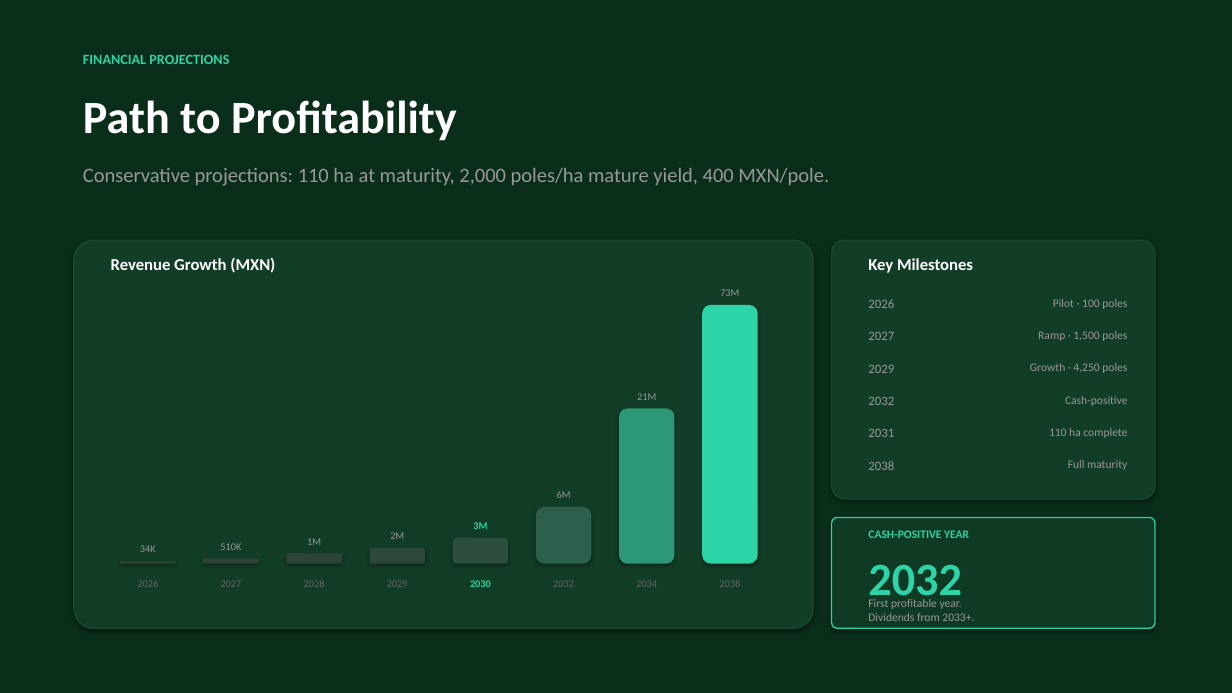
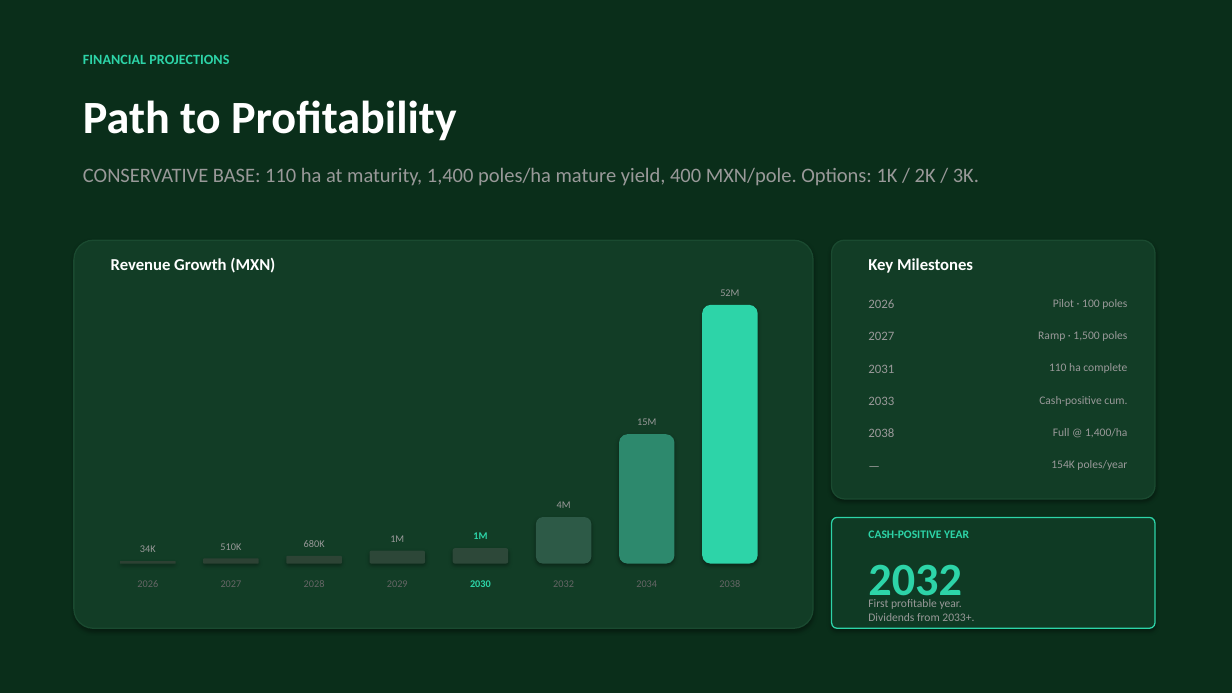
Before and after one commit to perezofir83/pacifico-bambu, a slide deck: slide 12 of Pacifico_Bambu_Pitch_Deck_v3.pptx. Drawn at 1232x693 pixels with LibreOffice and Linux fonts; fonts in the diff are those of the drawing. Boxes give left, top, right and bottom in pixels: in the first picture for what was removed or moved away, otherwise in the second. Text is boxed around its words. In the diff, an @@ line names an element or a change of style, - is before the commit and + after.

```diff
--- a/Pacifico_Bambu_Pitch_Deck_v3.pptx
+++ b/Pacifico_Bambu_Pitch_Deck_v3.pptx
@@ text at (83, 168, 979, 186): text changed @@
-Conservative projections: 110 ha at maturity, 2,000 poles/ha mature yield, 400 MXN/pole.
+CONSERVATIVE BASE: 110 ha at maturity, 1,400 poles/ha mature yield, 400 MXN/pole. Options: 1K / 2K / 3K.
@@ text at (720, 289, 739, 296): text changed @@
-73M
+52M
@@ text "2031": place and size @@
-text "2031" at (868, 429, 894, 437)
+text "2031" at (868, 365, 894, 373)
@@ text "110 ha complete": place and size @@
-text "110 ha complete" at (1049, 428, 1127, 438)
+text "110 ha complete" at (1049, 363, 1127, 373)
@@ text removed at (868, 365, 894, 373) @@
-2029
@@ text removed at (1030, 363, 1127, 373) @@
-Growth · 4,250 poles
@@ text at (637, 418, 656, 425): text changed @@
-21M
+15M
@@ text at (1039, 396, 1127, 406): text changed @@
-Cash-positive
+Cash-positive cum.
@@ rounded rectangle: place and size @@
-rounded rectangle at (619, 409, 675, 564)
+rounded rectangle at (619, 434, 675, 564)
@@ rounded rectangle at (619, 434, 675, 564): fill #2D9878 to #2D896D @@
@@ text "2038": place and size @@
-text "2038" at (868, 461, 894, 470)
+text "2038" at (868, 428, 894, 437)
@@ text added at (1053, 428, 1127, 437), 9 pt, text #999999 @@
+Full @ 1,400/ha
@@ text added at (860, 453, 924, 481), 10 pt, text #999999 @@
+—
@@ text at (1051, 460, 1127, 470): text changed @@
-Full maturity
+154K poles/year
@@ text at (557, 501, 571, 508): text changed @@
-6M
+4M
@@ text "1M": place and size @@
-text "1M" at (307, 538, 321, 545)
+text "1M" at (390, 535, 404, 542)
@@ text removed at (390, 532, 404, 539) @@
-2M
@@ text at (473, 532, 487, 539): text changed @@
-3M
+1M
@@ rounded rectangle: place and size @@
-rounded rectangle at (536, 506, 592, 564)
+rounded rectangle at (536, 518, 592, 564)
@@ rounded rectangle at (536, 518, 592, 564): fill #2D604C to #2D5A47 @@
@@ rounded rectangle at (287, 556, 342, 564): fill #2D4537 to #2D4435 @@
@@ text added at (304, 540, 325, 547), 8 pt, text #999999 @@
+680K
@@ rounded rectangle at (370, 551, 425, 564): fill #2D4839 to #2D4738 @@
@@ rounded rectangle: place and size @@
-rounded rectangle at (453, 538, 508, 564)
+rounded rectangle at (453, 548, 508, 564)
@@ rounded rectangle at (453, 548, 508, 564): fill #2D4E3E to #2D4839 @@
```
Also in this commit, not shown: 3 other slides changed, 3 other files.
